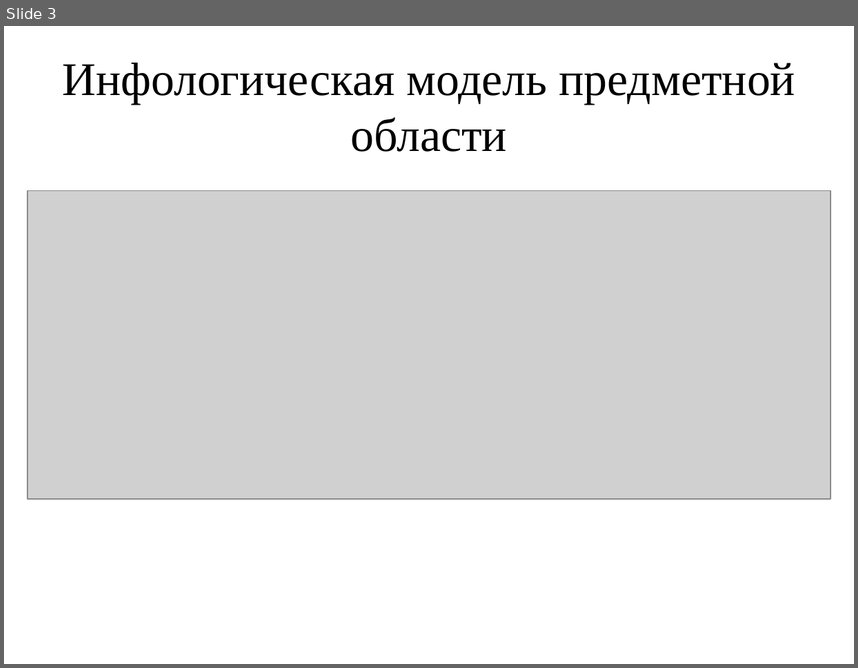
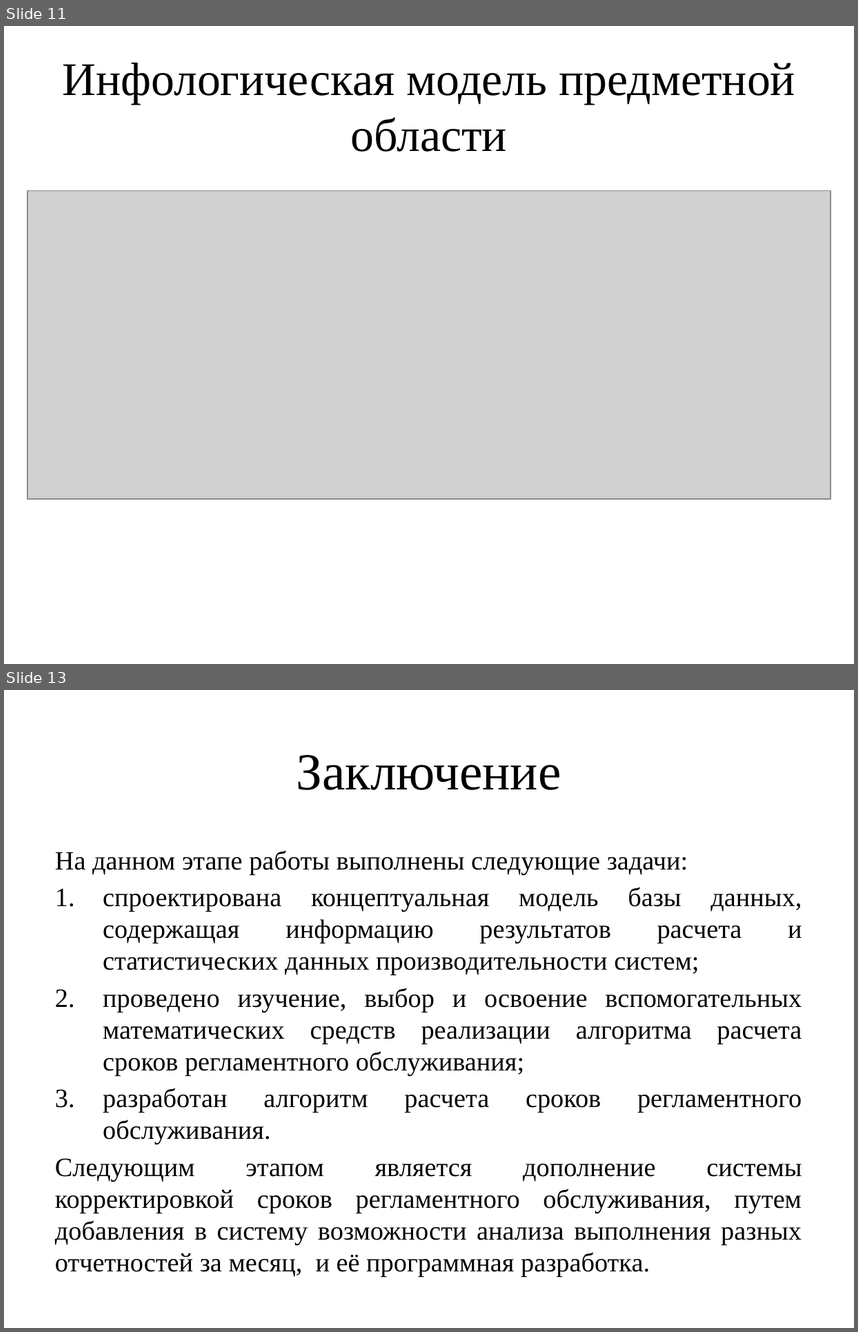
Before and after one commit to qwe86/dir, a slide deck: НИР_Бажаев.pptx. Shown one above the other, each under a label of ours: slide 3 before the commit, slides 11 and 13 after it; the slides between them are not shown. The pictures are 858x668 and 858x1332 pixels, drawn with LibreOffice and Linux fonts; fonts in the diff are those of the drawing; grey boxes stand for pictures. Boxes give left, top, right and bottom in pixels: in the first picture for what was removed or moved away, otherwise in the second. Text is boxed around its words. In the diff, an @@ line names an element or a change of style, - is before the commit and + after.

```diff
--- a/НИР_Бажаев.pptx
+++ b/НИР_Бажаев.pptx
@@ slide 13 added at bbox=[4, 690, 854, 1328], background #FFFFFF @@
@@ title added at bbox=[297, 755, 562, 790], 44 pt, text #000000 @@
+Заключение
@@ text added at bbox=[55, 850, 802, 1272], 22.4 pt, text #000000 @@
+На данном этапе работы выполнены следующие задачи:
+1. спроектирована концептуальная модель базы данных, содержащая информацию результатов расчета и статистических данных производительности систем;
+2. проведено изучение, выбор и освоение вспомогательных математических средств реализации алгоритма расчета сроков регламентного обслуживания;
+3. разработан алгоритм расчета сроков регламентного обслуживания.
+Следующим этапом является дополнение системы корректировкой сроков регламентного обслуживания, путем добавления в систему возможности анализа выполнения разных отчетностей за месяц, и её программная разработка.
@@ what was slide 3 is now slide 11 @@
```
Also in this commit, not shown: 6 slides changed, 4 other slides added, 1 slide removed.
